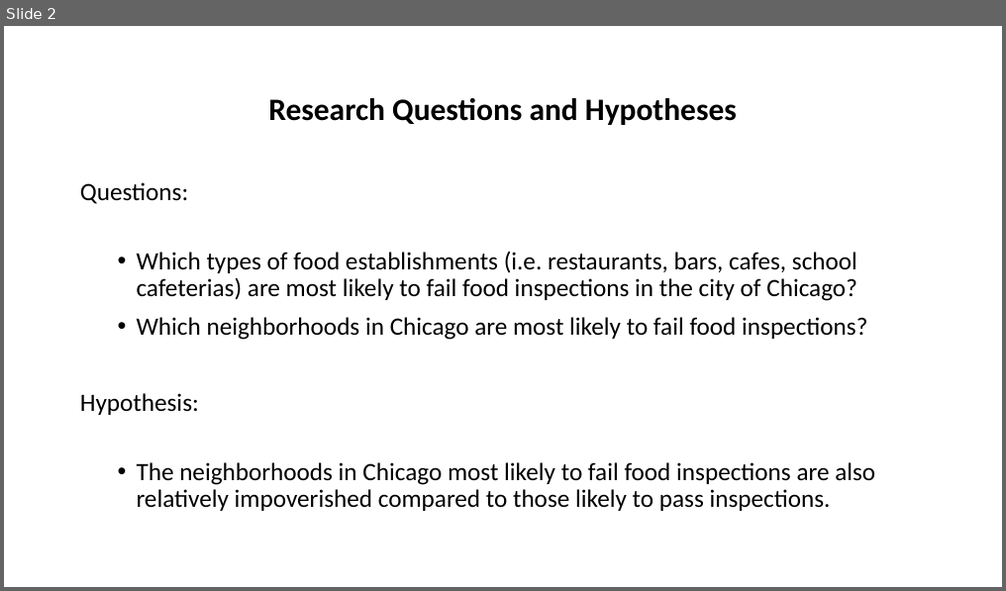
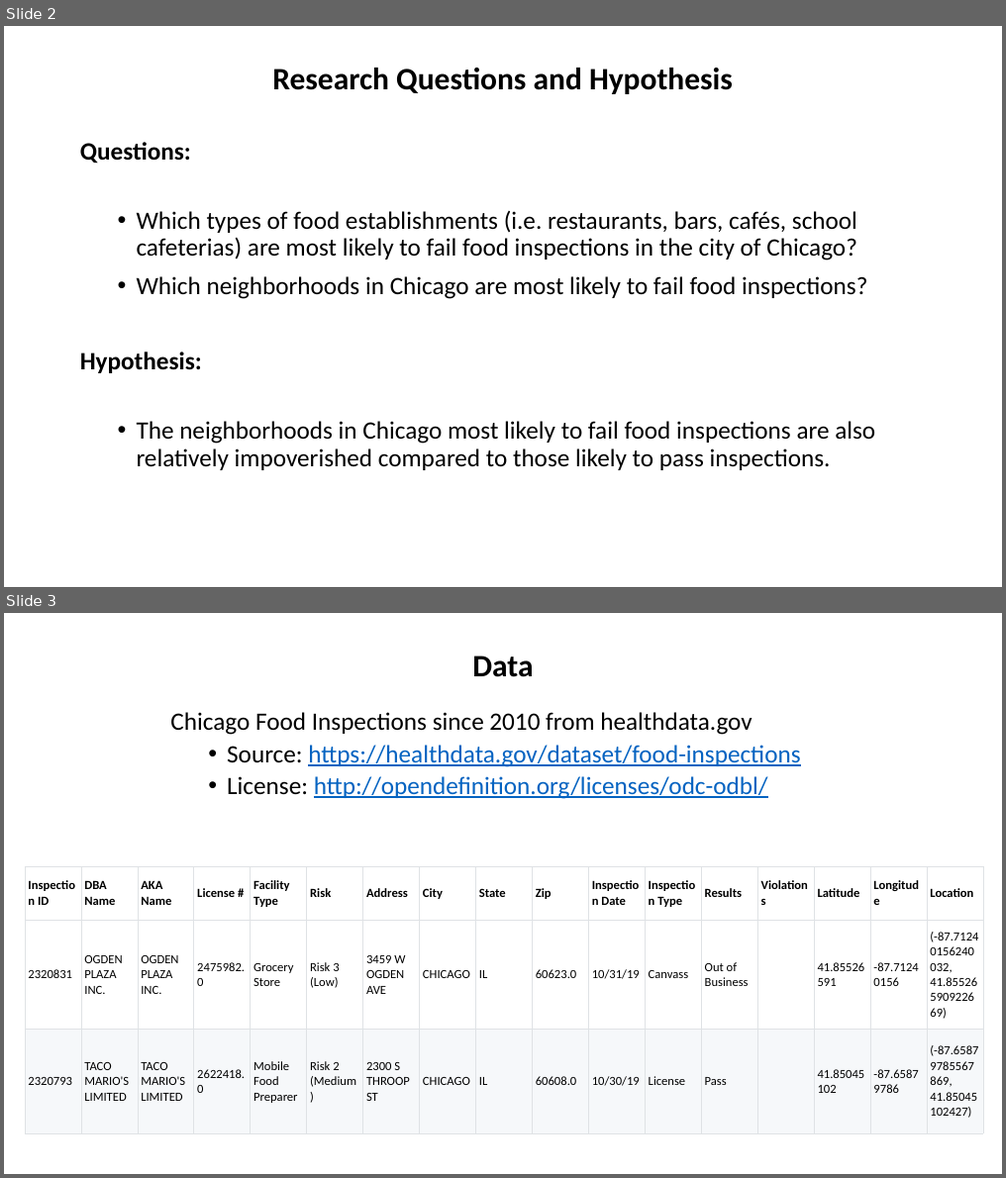
Before and after one commit to jstremme/DATA512-Research, a slide deck: final_project/data512_final_project_presentation.pptx. Shown one above the other, each under a label of ours: slide 2 before the commit, slides 2 and 3 after it. The pictures are 1006x591 and 1006x1178 pixels, drawn with LibreOffice and Linux fonts; fonts in the diff are those of the drawing. Boxes give left, top, right and bottom in pixels: in the first picture for what was removed or moved away, otherwise in the second. Text is boxed around its words. In the diff, an @@ line names an element or a change of style, - is before the commit and + after.

```diff
--- a/final_project/data512_final_project_presentation.pptx
+++ b/final_project/data512_final_project_presentation.pptx
@@ slide 3 added at box(4, 613, 1002, 1174), background #FFFFFF @@
@@ title added at box(472, 656, 533, 677), 30 pt, text #000000, bold @@
+Data
@@ text added at box(170, 712, 800, 799), 24 pt, text #0563C1, underline @@
+Chicago Food Inspections since 2010 from healthdata.gov
+  • Source: https://healthdata.gov/dataset/food-inspections
+  • License: http://opendefinition.org/licenses/odc-odbl/
@@ table added at box(25, 866, 979, 1134), 3 rows, 17 columns @@
+Inspection ID | DBA Name | AKA Name | License # | Facility Type | Risk | Address | City | State | Zip | Inspection Date | Inspection Type | Results | Violations | Latitude | Longitude | Location
+2320831 | OGDEN PLAZA INC. | OGDEN PLAZA INC. | 2475982.0 | Grocery Store | Risk 3 (Low) | 3459 W OGDEN AVE | CHICAGO | IL | 60623.0 | 10/31/19 | Canvass | Out of Business |  | 41.85526591 | -87.71240156 | (-87.71240156240032, 41.85526590922669)
+2320793 | TACO MARIO'S LIMITED | TACO MARIO'S LIMITED | 2622418.0 | Mobile Food Preparer | Risk 2 (Medium) | 2300 S THROOP ST | CHICAGO | IL | 60608.0 | 10/30/19 | License | Pass |  | 41.85045102 | -87.65879786 | (-87.65879785567869, 41.85045102427)
@@ slide 2 changed as well @@
@@ title at box(272, 68, 733, 94): text changed @@
-Research Questions and Hypotheses
+Research Questions and Hypothesis
@@ text "Questions:": place and size @@
-text "Questions:" at box(80, 182, 875, 511)
+text "Questions:" at box(80, 142, 875, 471)
@@ text at box(80, 142, 202, 373): bold on in "Questions:", "Hypothesis:" @@
@@ text at box(137, 211, 857, 261): text changed @@
-  • Which types of food establishments (i.e. restaurants, bars, cafes, school cafeterias) are most likely to fail food inspections in the city of Chicago?
+  • Which types of food establishments (i.e. restaurants, bars, cafés, school cafeterias) are most likely to fail food inspections in the city of Chicago?
```
Also in this commit, not shown: 4 other slides changed, 3 other slides added, 3 slides removed.
